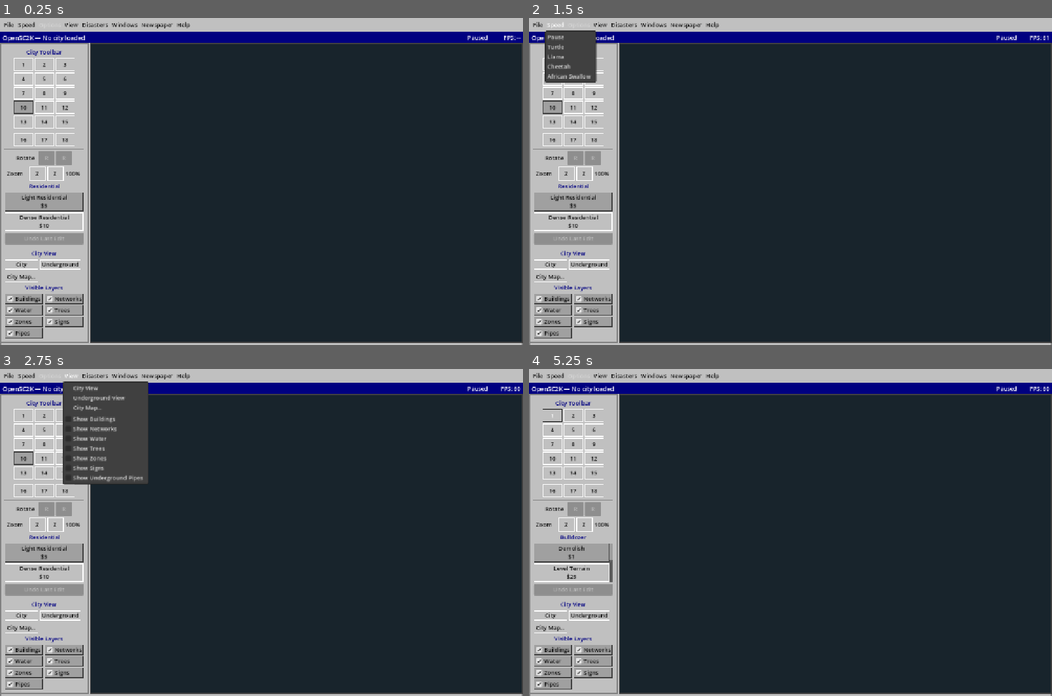
Above: before the commit, frames 1-4 (two rows, left to right).
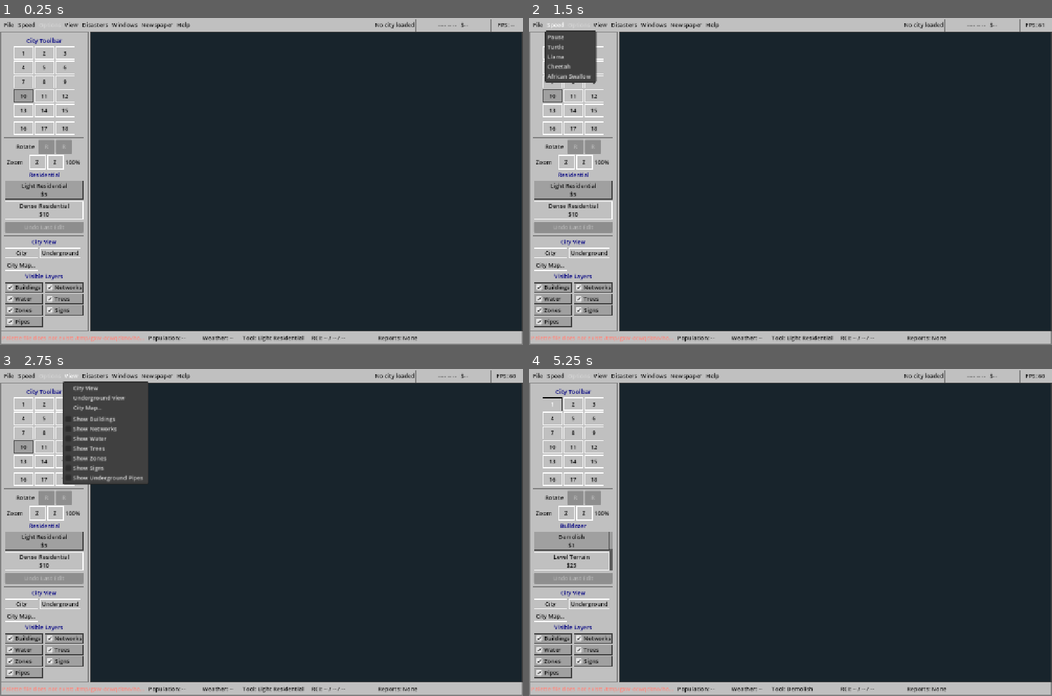
Above: after the commit, the same moments.

Repository: nicholas-ochoa/OpenSC2K
Game: Godot game, scene res://main.tscn
The game is run twice, just before and just after one commit, with the same random seed, the same clock (stepped at 60 frames per second) and the same inputs.
Inputs:
- Up to frame 1 (0.25 s): no input
- Up to frame 2 (1.5 s): click "File" at 0.5 s; click "Speed" at 1.25 s
- Up to frame 3 (2.75 s): click "View" at 2 s
- Up to frame 4 (5.25 s): click "Disasters" at 2.75 s; click "Windows" at 3.5 s; click "Newspaper" at 4.25 s; click "1" at 5 s

The runs differ from the first frame. In frame 1, 13% of the frame differs, in the area x 0-100%, y 0-100%; in frame 2, 13%; in frame 3, 13%; in frame 4, 13%.

Commit message:
put city stats in the menu bar

Diff:
--- a/game/src/main.gd
+++ b/game/src/main.gd
@@ -669,32 +669,34 @@
 	], _on_windows_menu)
 	_add_menu(menu_row, "Newspaper", [["Show Latest Reports", 0]], _on_newspaper_menu)
 	_add_menu(menu_row, "Help", [["City Window Help", 0]], _on_help_menu)
-
-	var title_bar := ColorRect.new()
-	title_bar.color = Color("000080")
-	title_bar.custom_minimum_size = Vector2(0, 28)
-	page.add_child(title_bar)
-	var title_row := HBoxContainer.new()
-	title_row.set_anchors_and_offsets_preset(Control.PRESET_FULL_RECT)
-	title_row.offset_left = 6
-	title_row.offset_right = -6
-	title_bar.add_child(title_row)
+	var menu_spacer := Control.new()
+	menu_spacer.size_flags_horizontal = Control.SIZE_EXPAND_FILL
+	menu_row.add_child(menu_spacer)
+	menu_row.add_child(VSeparator.new())
 	city_label = Label.new()
-	city_label.text = "OpenSC2K — No city loaded"
-	city_label.add_theme_color_override("font_color", Color.WHITE)
-	city_label.add_theme_font_size_override("font_size", 15)
-	city_label.size_flags_horizontal = Control.SIZE_EXPAND_FILL
-	title_row.add_child(city_label)
+	city_label.text = "No city loaded"
+	city_label.custom_minimum_size = Vector2(150, 0)
+	city_label.horizontal_alignment = HORIZONTAL_ALIGNMENT_RIGHT
+	city_label.vertical_alignment = VERTICAL_ALIGNMENT_CENTER
+	city_label.text_overrun_behavior = TextServer.OVERRUN_TRIM_ELLIPSIS
+	city_label.tooltip_text = "Current city"
+	menu_row.add_child(city_label)
+	menu_row.add_child(VSeparator.new())
 	title_stats_label = Label.new()
-	title_stats_label.text = "Paused"
-	title_stats_label.add_theme_color_override("font_color", Color.WHITE)
-	title_row.add_child(title_stats_label)
+	title_stats_label.text = "---- -- --   $--"
+	title_stats_label.custom_minimum_size = Vector2(180, 0)
+	title_stats_label.horizontal_alignment = HORIZONTAL_ALIGNMENT_CENTER
+	title_stats_label.vertical_alignment = VERTICAL_ALIGNMENT_CENTER
+	title_stats_label.tooltip_text = "Current date and city funds"
+	menu_row.add_child(title_stats_label)
+	menu_row.add_child(VSeparator.new())
 	fps_label = Label.new()
 	fps_label.text = "FPS: --"
-	fps_label.custom_minimum_size = Vector2(76, 0)
-	fps_label.horizontal_alignment = HORIZONTAL_ALIGNMENT_RIGHT
-	fps_label.add_theme_color_override("font_color", Color.WHITE)
-	title_row.add_child(fps_label)
+	fps_label.custom_minimum_size = Vector2(72, 0)
+	fps_label.horizontal_alignment = HORIZONTAL_ALIGNMENT_CENTER
+	fps_label.vertical_alignment = VERTICAL_ALIGNMENT_CENTER
+	fps_label.tooltip_text = "Current rendered frames per second"
+	menu_row.add_child(fps_label)
 
 	var content := HBoxContainer.new()
 	content.size_flags_vertical = Control.SIZE_EXPAND_FILL
@@ -3484,7 +3486,7 @@
 		display_name = document.source_path.get_file().get_basename()
 	if display_name.is_empty():
 		display_name = "New City"
-	city_label.text = "OpenSC2K — %s" % display_name
+	city_label.text = display_name
 	_refresh_details()
 	status_label.remove_theme_color_override("font_color")
 	status_label.text = status_text if not status_text.is_empty() else "City ready."
